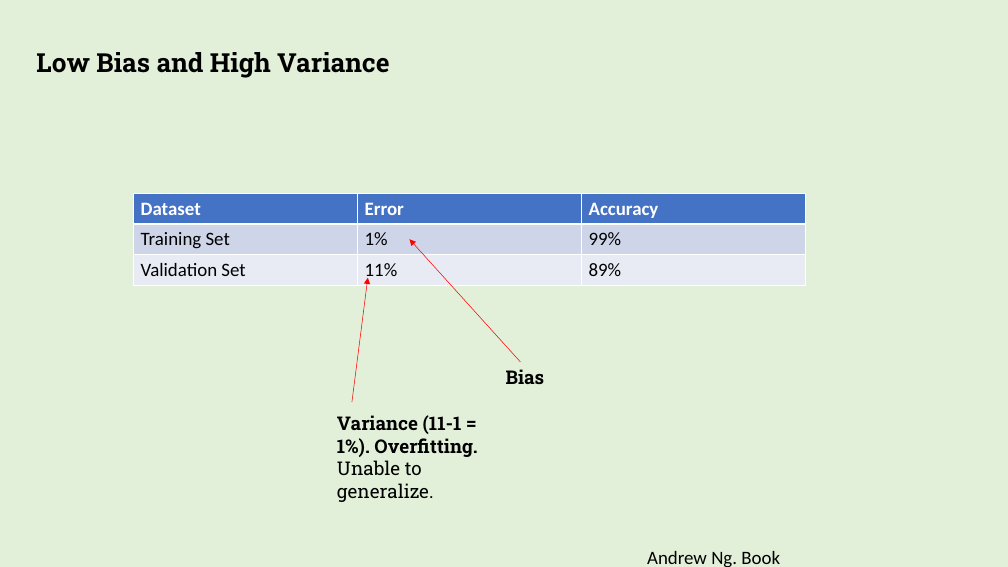
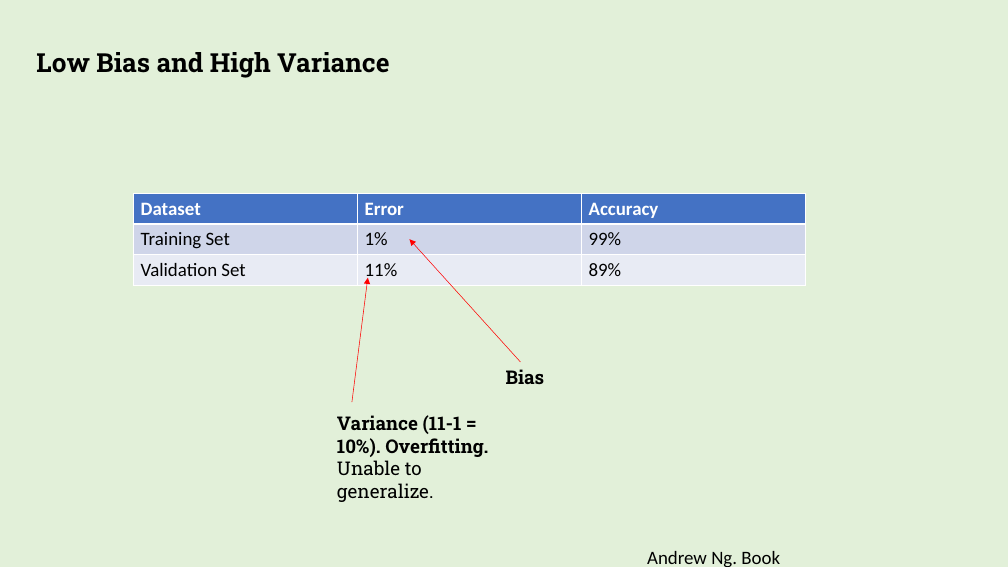
Before and after one commit to keplerlab/AI-Saturday, a slide deck: slide 4 of week4/BiasVariance.pptx. Drawn at 1008x567 pixels with LibreOffice and Linux fonts; fonts in the diff are those of the drawing. Boxes give left, top, right and bottom in pixels: in the first picture for what was removed or moved away, otherwise in the second. Text is boxed around its words. In the diff, an @@ line names an element or a change of style, - is before the commit and + after.

```diff
--- a/week4/BiasVariance.pptx
+++ b/week4/BiasVariance.pptx
@@ text at [337,415,488,502]: text changed @@
-Variance (11-1 = 1%). Overfitting. Unable to generalize.
+Variance (11-1 = 10%). Overfitting. Unable to generalize.
```
Also in this commit, not shown: 1 other file.
